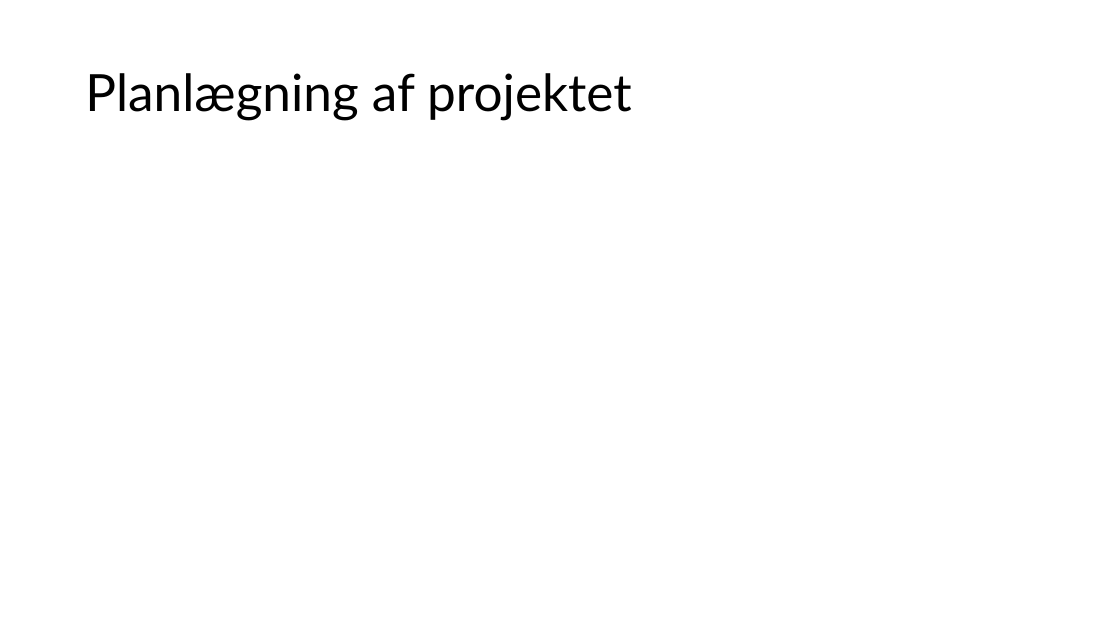
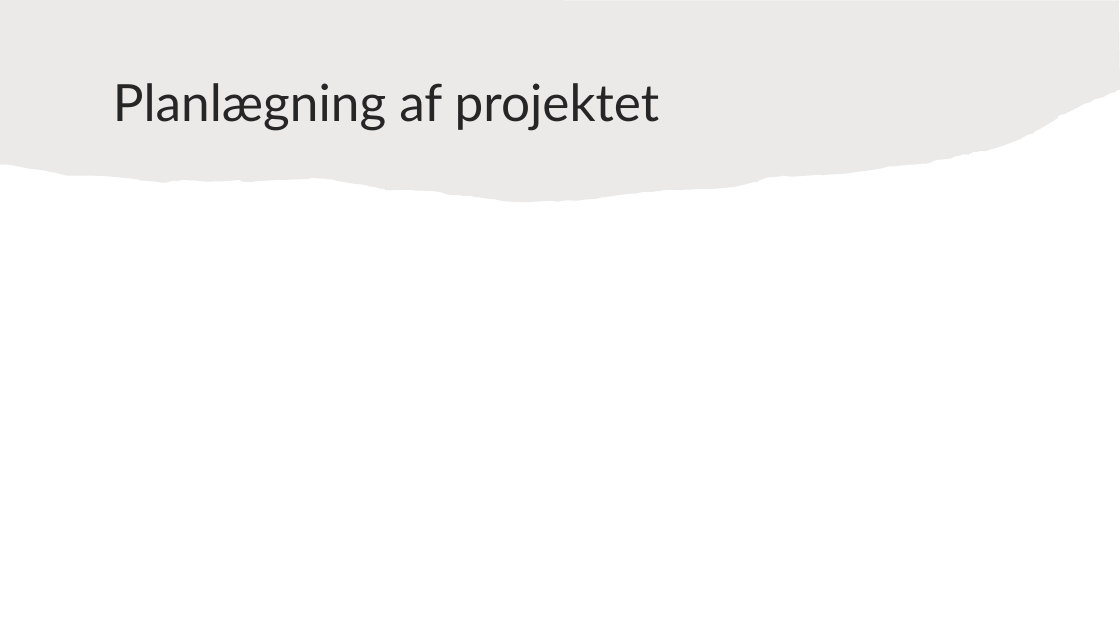
Before and after one commit to JeZoonia/Projekt-1sem, a slide deck: slide 2 of NEXTTECH CALCULATOR.pptx. Drawn at 1120x630 pixels with LibreOffice and Linux fonts; fonts in the diff are those of the drawing. Boxes give left, top, right and bottom in pixels: in the first picture for what was removed or moved away, otherwise in the second. Text is boxed around its words. In the diff, an @@ line names an element or a change of style, - is before the commit and + after.

```diff
--- a/NEXTTECH CALCULATOR.pptx
+++ b/NEXTTECH CALCULATOR.pptx
@@ freeform shape added at (x1=0, y1=0, x2=1120, y2=202), fill #82766A at 15% opacity @@
@@ title "Planlægning af projektet" moved from (x1=85, y1=73, x2=632, y2=120) to (x1=113, y1=83, x2=660, y2=131) @@
@@ title "Planlægning af projektet" at (x1=113, y1=83, x2=660, y2=131): text colour #000000 to #262626 @@
```
Also in this commit, not shown: 1 other slide changed.
